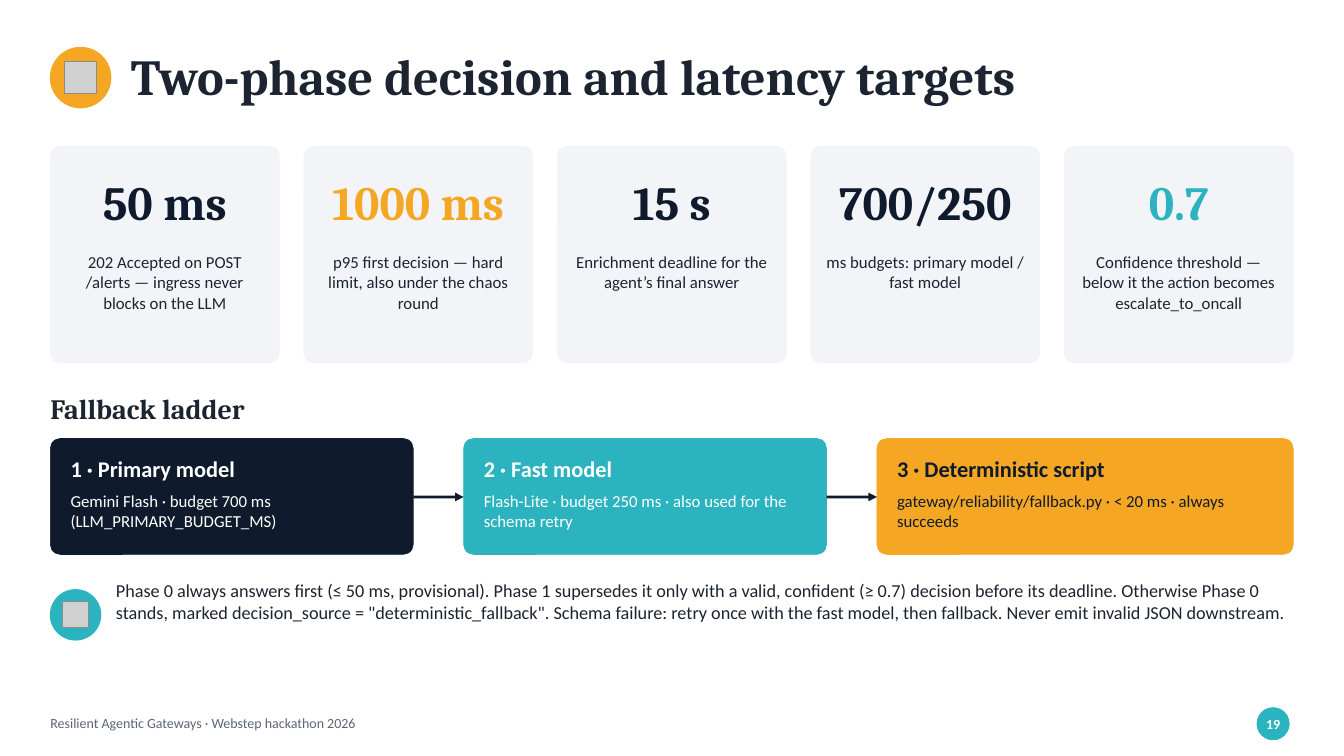
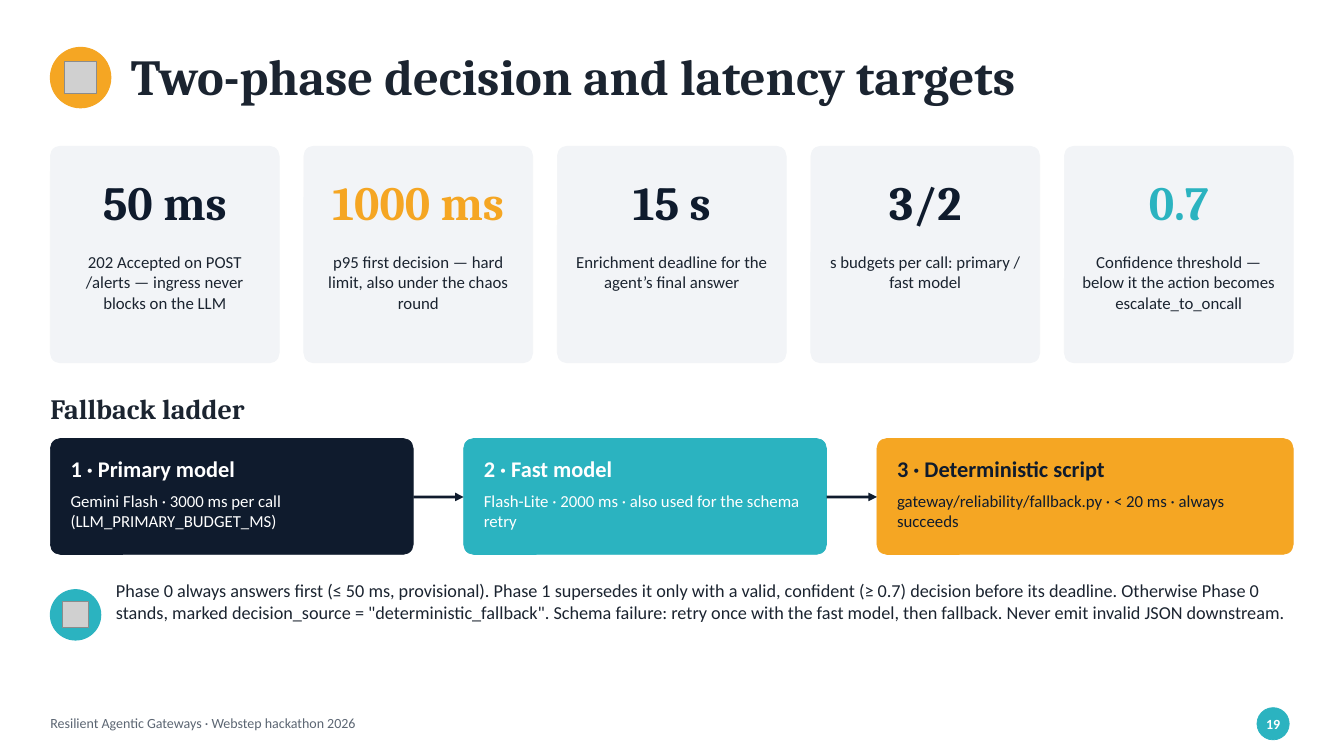
Before and after one commit to Villu/hackathon, a slide deck: slide 19 of slides/hackathon-slides.pptx. Drawn at 1344x756 pixels with LibreOffice and Linux fonts; fonts in the diff are those of the drawing; grey boxes stand for pictures. Boxes give left, top, right and bottom in pixels: in the first picture for what was removed or moved away, otherwise in the second. Text is boxed around its words. In the diff, an @@ line names an element or a change of style, - is before the commit and + after.

```diff
--- a/slides/hackathon-slides.pptx
+++ b/slides/hackathon-slides.pptx
@@ text at <box>889,187,961,227</box>: text changed @@
-700/250
+3/2
@@ text at <box>830,256,1009,288</box>: text changed @@
-ms budgets: primary model / fast model
+s budgets per call: primary / fast model
@@ text at <box>71,495,281,530</box>: text changed @@
-Gemini Flash · budget 700 ms (LLM_PRIMARY_BUDGET_MS)
+Gemini Flash · 3000 ms per call (LLM_PRIMARY_BUDGET_MS)
@@ text at <box>484,495,799,530</box>: text changed @@
-Flash-Lite · budget 250 ms · also used for the schema retry
+Flash-Lite · 2000 ms · also used for the schema retry
```
Also in this commit, not shown: 3 other slides changed, 6 other files.
